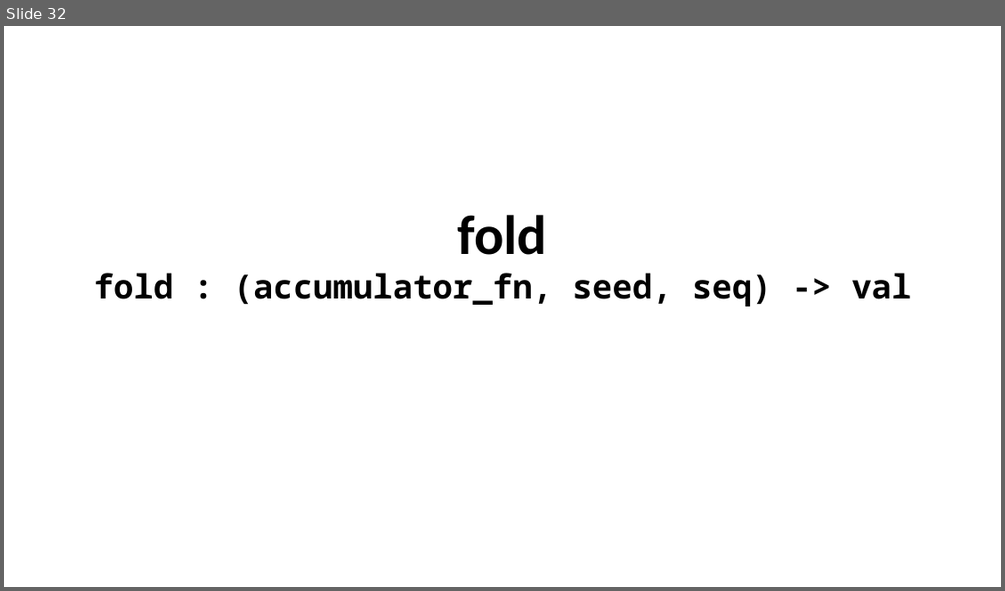
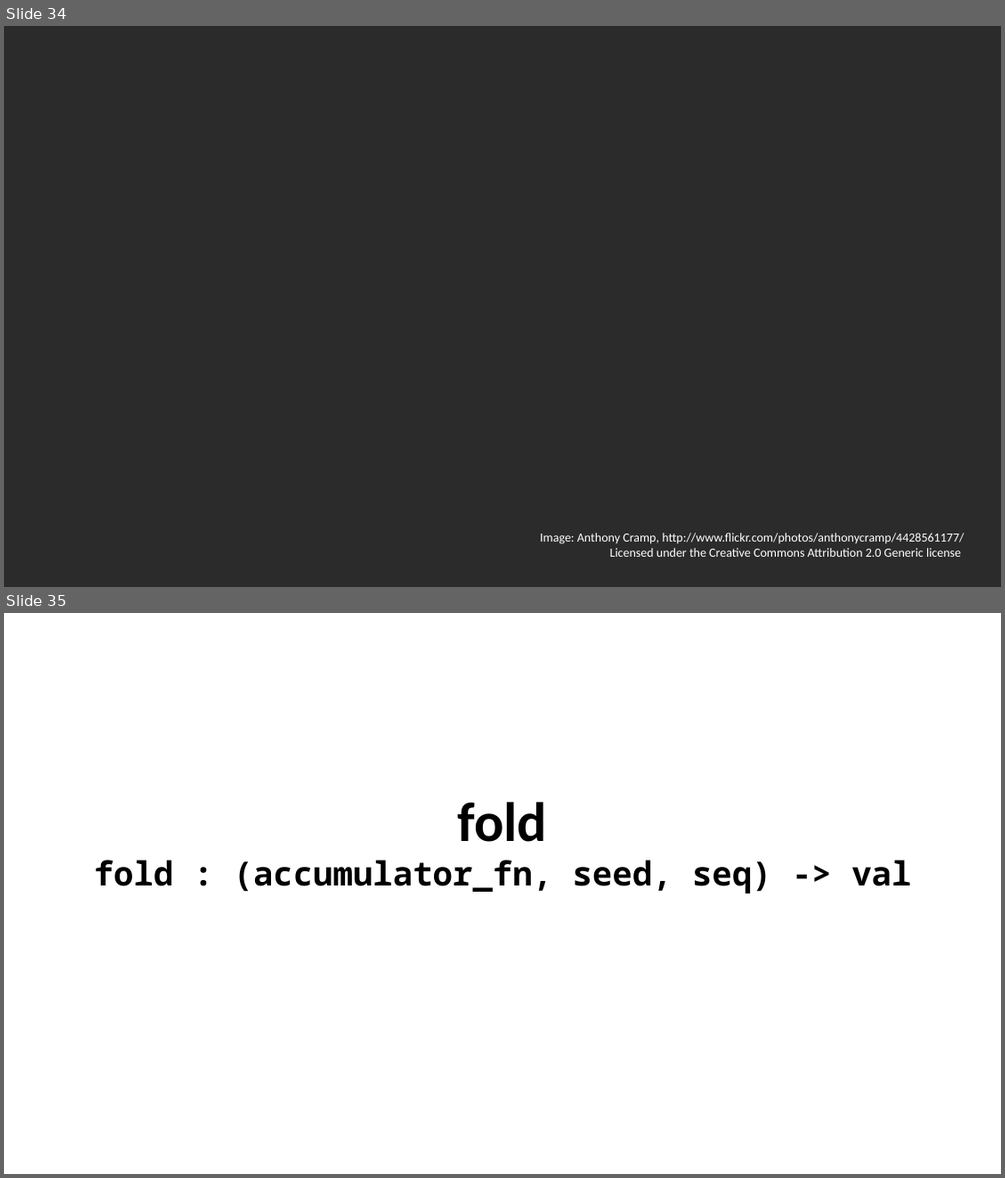
Before and after one commit to itowlson/zygo, a slide deck: How I learned to stop worrying and love the zygohistomorphic prepromorphism.pptx. Shown one above the other, each under a label of ours: slide 32 before the commit, slides 34 and 35 after it. The pictures are 1005x591 and 1005x1178 pixels, drawn with LibreOffice and Linux fonts; fonts in the diff are those of the drawing; background and template pictures are left out; a plain dark background stands for a picture behind light text. Boxes give left, top, right and bottom in pixels: in the first picture for what was removed or moved away, otherwise in the second. Text is boxed around its words. In the diff, an @@ line names an element or a change of style, - is before the commit and + after.

```diff
--- a/How I learned to stop worrying and love the zygohistomorphic prepromorphism.pptx
+++ b/How I learned to stop worrying and love the zygohistomorphic prepromorphism.pptx
@@ slide 34 added at (4, 26, 1001, 587), background picture (left out) @@
@@ text added at (540, 532, 963, 556), 9 pt, text #FFFFFF @@
+Image: Anthony Cramp, http://www.flickr.com/photos/anthonycramp/4428561177/
+Licensed under the Creative Commons Attribution 2.0 Generic license
@@ what was slide 32 is now slide 35 @@
```
Also in this commit, not shown: 3 slides changed, 32 other slides added, 1 slide removed.
